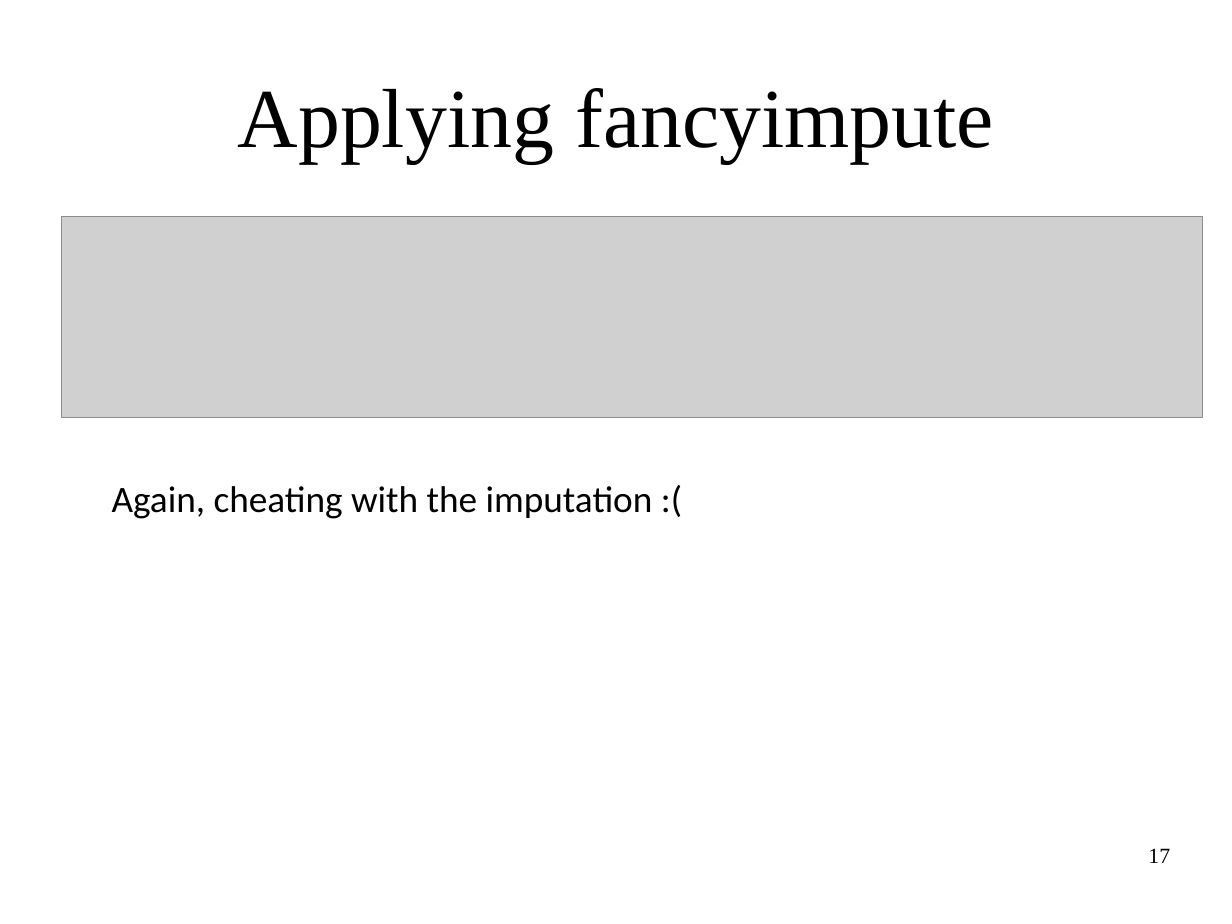
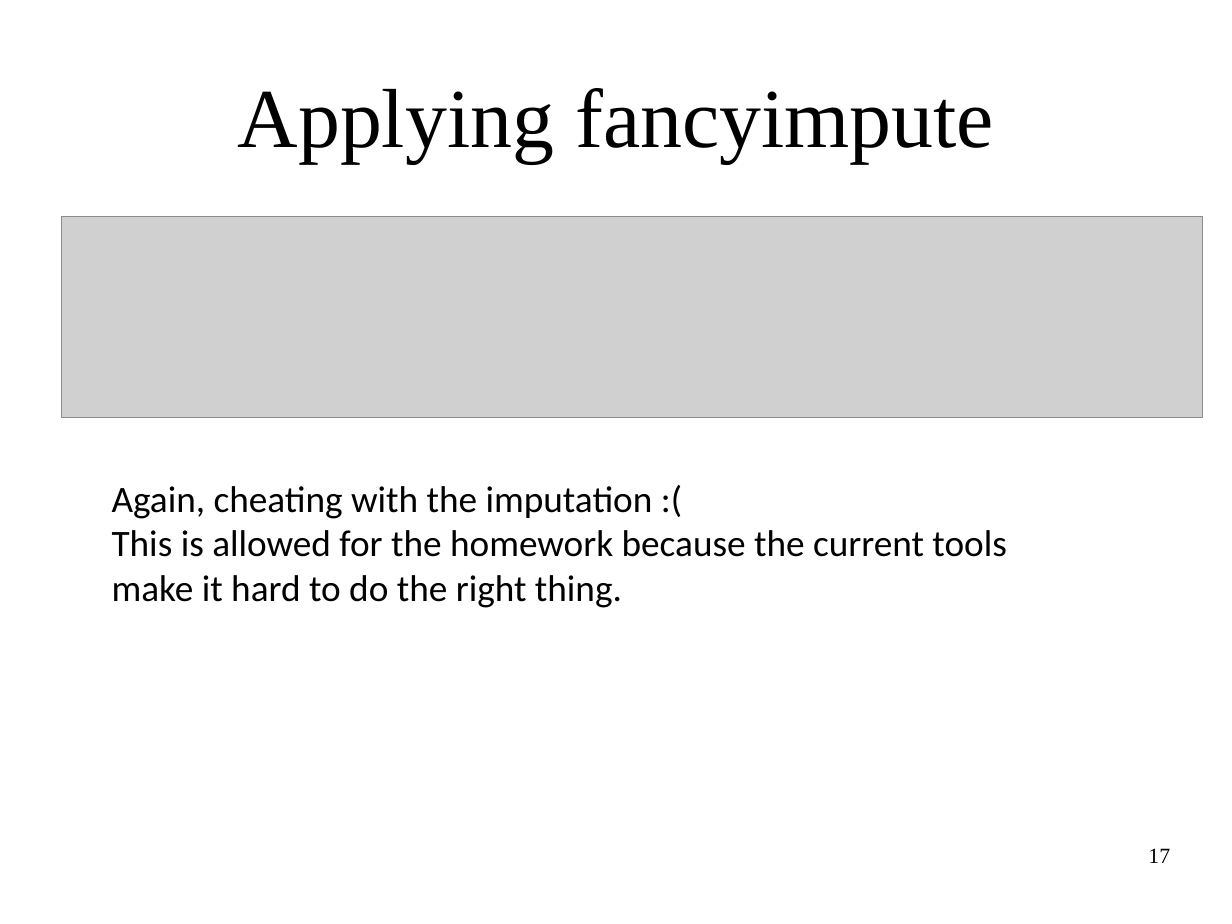
Before and after one commit to amueller/applied_ml_spring_2017, a slide deck: slide 17 of slides/aml-08-021317.odp. Drawn at 1232x924 pixels with LibreOffice and Linux fonts; fonts in the diff are those of the drawing; grey boxes stand for pictures. Boxes give left, top, right and bottom in pixels: in the first picture for what was removed or moved away, otherwise in the second. Text is boxed around its words. In the diff, an @@ line names an element or a change of style, - is before the commit and + after.

Commit message:
work on 08

```diff
--- a/slides/aml-08-021317.odp
+++ b/slides/aml-08-021317.odp
@@ text at (x1=112, y1=530, x2=1006, y2=608): paragraph added @@
+This is allowed for the homework because the current tools make it hard to do the right thing.
```
Also in this commit, not shown: 1 slide added.
